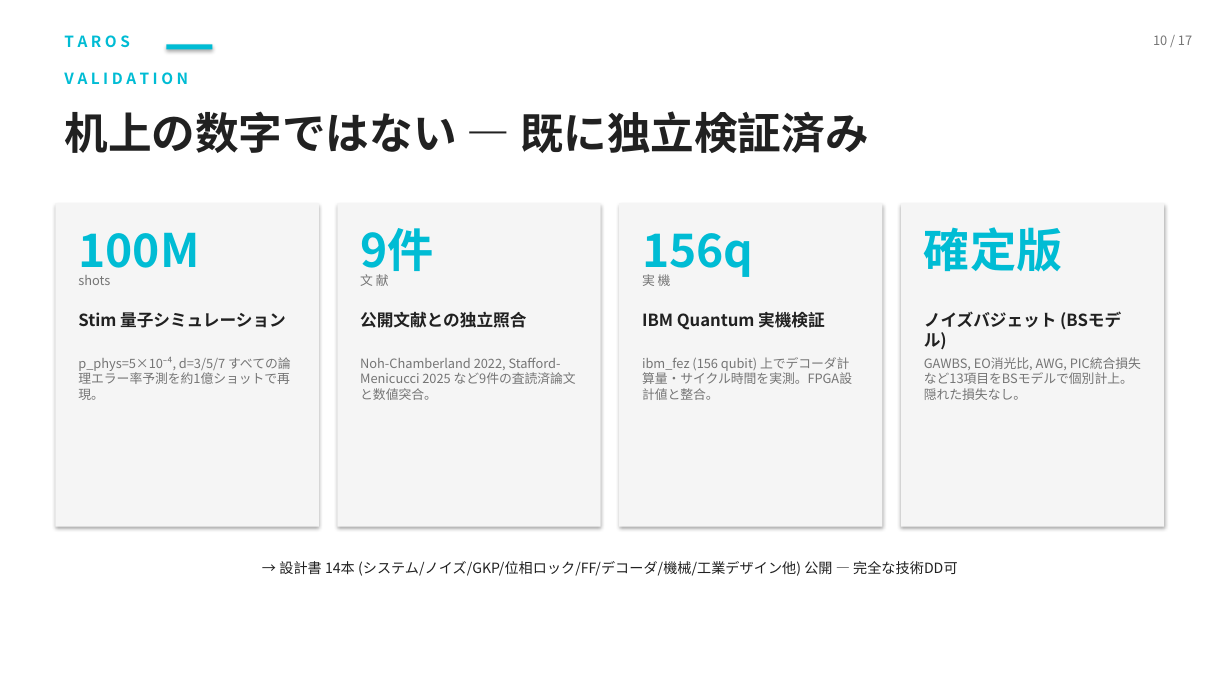
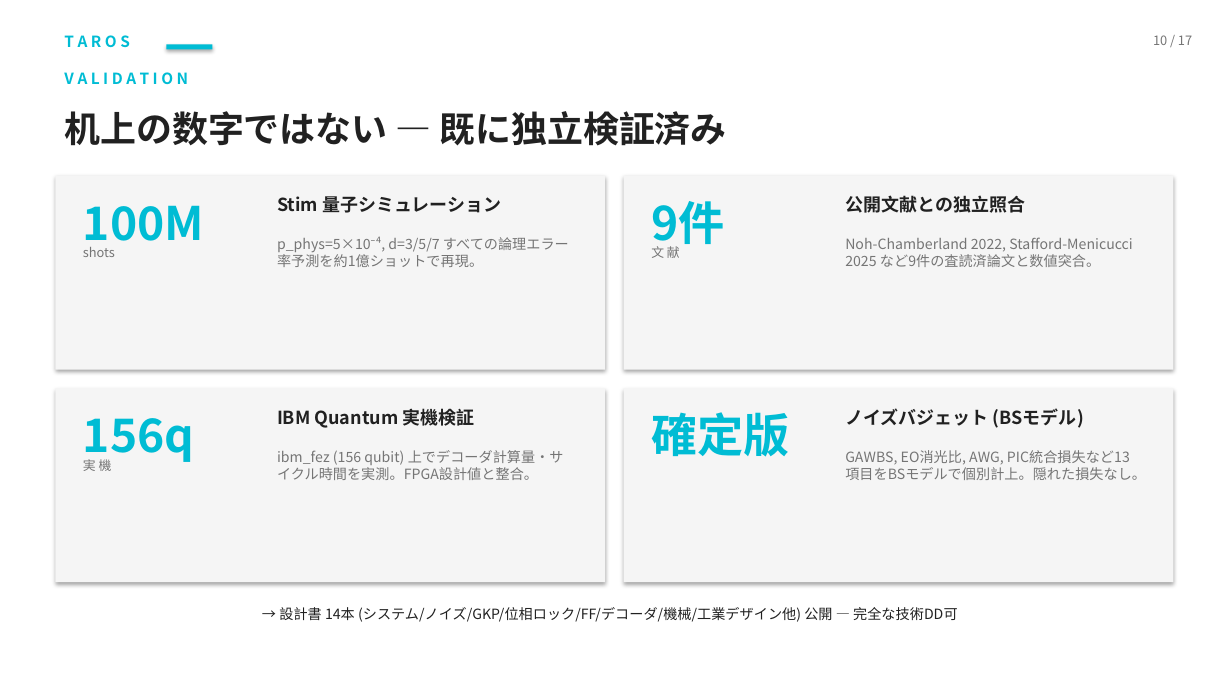
Before and after one commit to TomohiroTani28/Taros, a slide deck: slide 10 of assets/TAROS_Investor_Pitch_Revised.pptx. Drawn at 1232x693 pixels with LibreOffice and Linux fonts; fonts in the diff are those of the drawing. Boxes give left, top, right and bottom in pixels: in the first picture for what was removed or moved away, otherwise in the second. Text is boxed around its words. In the diff, an @@ line names an element or a change of style, - is before the commit and + after.

```diff
--- a/assets/TAROS_Investor_Pitch_Revised.pptx
+++ b/assets/TAROS_Investor_Pitch_Revised.pptx
@@ text "机上の数字ではない — 既に独立検証済み" at box(64, 111, 727, 146): size 34 to 28 pt @@
@@ rectangle: place and size @@
-rectangle at box(55, 203, 319, 527)
+rectangle at box(55, 176, 605, 370)
@@ rectangle: place and size @@
-rectangle at box(337, 203, 601, 527)
+rectangle at box(624, 176, 1174, 370)
@@ text "100M": place and size @@
-text "100M" at box(78, 232, 199, 279)
+text "100M" at box(83, 205, 204, 252)
@@ text "Stim 量子シミュレーション": place and size @@
-text "Stim 量子シミュレーション" at box(78, 312, 286, 328)
+text "Stim 量子シミュレーション" at box(277, 196, 501, 213)
@@ text "9件": place and size @@
-text "9件" at box(360, 228, 433, 279)
+text "9件" at box(651, 201, 724, 252)
@@ text "公開文献との独立照合": place and size @@
-text "公開文献との独立照合" at box(360, 311, 526, 328)
+text "公開文献との独立照合" at box(845, 195, 1025, 213)
@@ text "p_phys=5×10⁻⁴, d=3/5/7 すべての論理エラー率予測を約1億ショットで再現。": place and size @@
-text "p_phys=5×10⁻⁴, d=3/5/7 すべての論理エラー率予測を約1億ショットで再現。" at box(78, 357, 291, 400)
+text "p_phys=5×10⁻⁴, d=3/5/7 すべての論理エラー率予測を約1億ショットで再現。" at box(277, 236, 569, 267)
@@ text "Noh-Chamberland 2022, Stafford-Menicucci 2025 など9件の査読済論文と数値突 ...": place and size @@
-text "Noh-Chamberland 2022, Stafford-Menicucci 2025 など9件の査読済論文と数値突 ..." at box(360, 357, 576, 400)
+text "Noh-Chamberland 2022, Stafford-Menicucci 2025 など9件の査読済論文と数値突 ..." at box(845, 237, 1132, 267)
@@ text "shots": place and size @@
-text "shots" at box(78, 275, 110, 285)
+text "shots" at box(83, 247, 115, 257)
@@ text "文 献": place and size @@
-text "文 献" at box(360, 274, 389, 286)
+text "文 献" at box(651, 246, 680, 258)
@@ rectangle: place and size @@
-rectangle at box(619, 203, 883, 527)
+rectangle at box(55, 388, 605, 582)
@@ rectangle: place and size @@
-rectangle at box(901, 203, 1165, 527)
+rectangle at box(624, 388, 1174, 582)
@@ text "156q": place and size @@
-text "156q" at box(642, 233, 754, 279)
+text "156q" at box(83, 418, 194, 464)
@@ text "IBM Quantum 実機検証": place and size @@
-text "IBM Quantum 実機検証" at box(642, 312, 825, 330)
+text "IBM Quantum 実機検証" at box(277, 409, 475, 428)
@@ text "確定版": place and size @@
-text "確定版" at box(924, 227, 1063, 272)
+text "確定版" at box(651, 412, 790, 457)
@@ size 13 to 14 pt in 4 elements at box(277, 196, 501, 213), box(845, 195, 1025, 213), box(277, 409, 475, 428), box(845, 408, 1084, 428) @@
@@ text "ノイズバジェット (BSモデル)": place and size @@
-text "ノイズバジェット (BSモデル)" at box(924, 311, 1057, 328)
+text "ノイズバジェット (BSモデル)" at box(845, 408, 1084, 428)
@@ text "ibm_fez (156 qubit) 上でデコーダ計算量・サイクル時間を実測。FPGA設計値と整合。": place and size @@
-text "ibm_fez (156 qubit) 上でデコーダ計算量・サイクル時間を実測。FPGA設計値と整合。" at box(642, 357, 852, 400)
+text "ibm_fez (156 qubit) 上でデコーダ計算量・サイクル時間を実測。FPGA設計値と整合。" at box(277, 450, 564, 480)
@@ size 10 to 11 pt in 4 elements at box(277, 236, 569, 267), box(845, 237, 1132, 267), box(277, 450, 564, 480), box(845, 450, 1146, 480) @@
@@ text "GAWBS, EO消光比, AWG, PIC統合損失など13項目をBSモデルで個別計上。隠れた損失なし。": place and size @@
-text "GAWBS, EO消光比, AWG, PIC統合損失など13項目をBSモデルで個別計上。隠れた損失なし。" at box(924, 357, 1133, 400)
+text "GAWBS, EO消光比, AWG, PIC統合損失など13項目をBSモデルで個別計上。隠れた損失なし。" at box(845, 450, 1146, 480)
@@ text "実 機": place and size @@
-text "実 機" at box(642, 274, 671, 286)
+text "実 機" at box(83, 459, 112, 471)
@@ text "→ 設計書 14本 (システム/ノイズ/GKP/位相ロック/FF/デコーダ/機械/工業デザイン他) 公開 ...": place and size @@
-text "→ 設計書 14本 (システム/ノイズ/GKP/位相ロック/FF/デコーダ/機械/工業デザイン他) 公開 ..." at box(279, 561, 957, 576)
+text "→ 設計書 14本 (システム/ノイズ/GKP/位相ロック/FF/デコーダ/機械/工業デザイン他) 公開 ..." at box(279, 607, 957, 622)
```
Also in this commit, not shown: 16 other slides changed, 2 other files.
